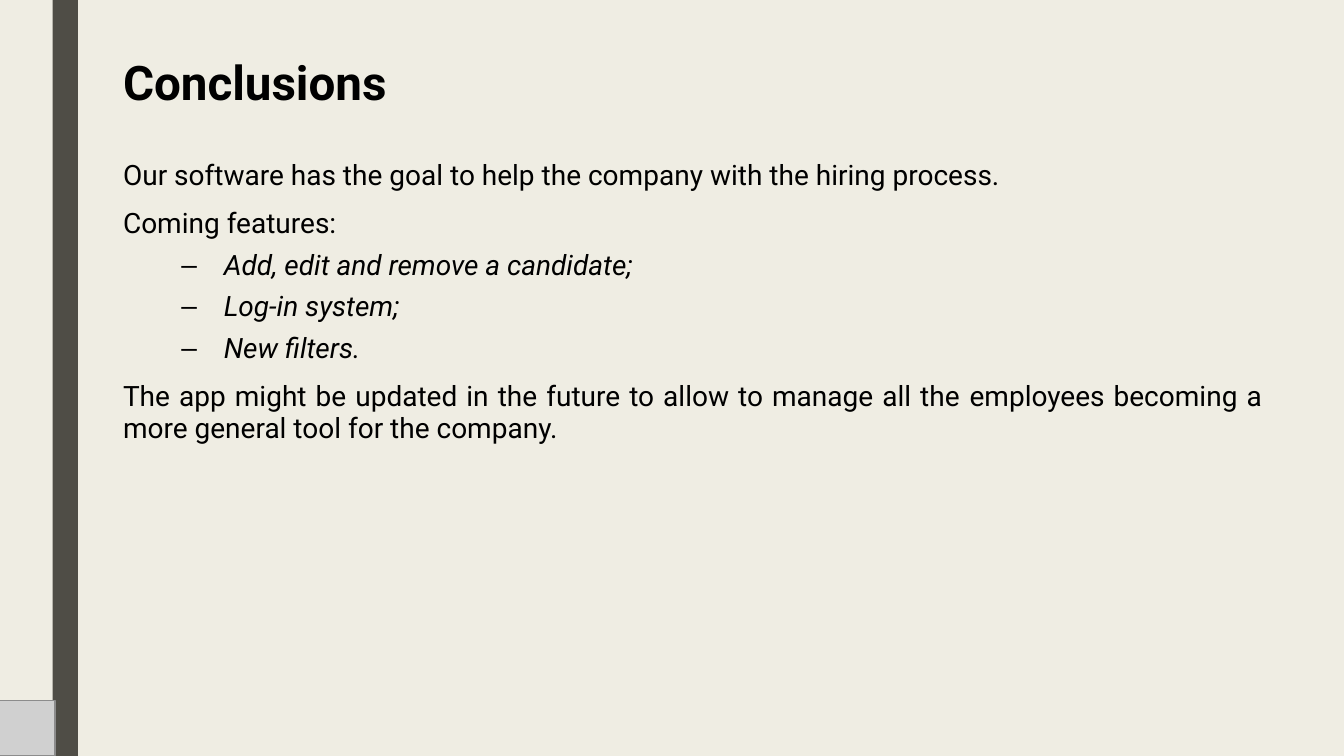
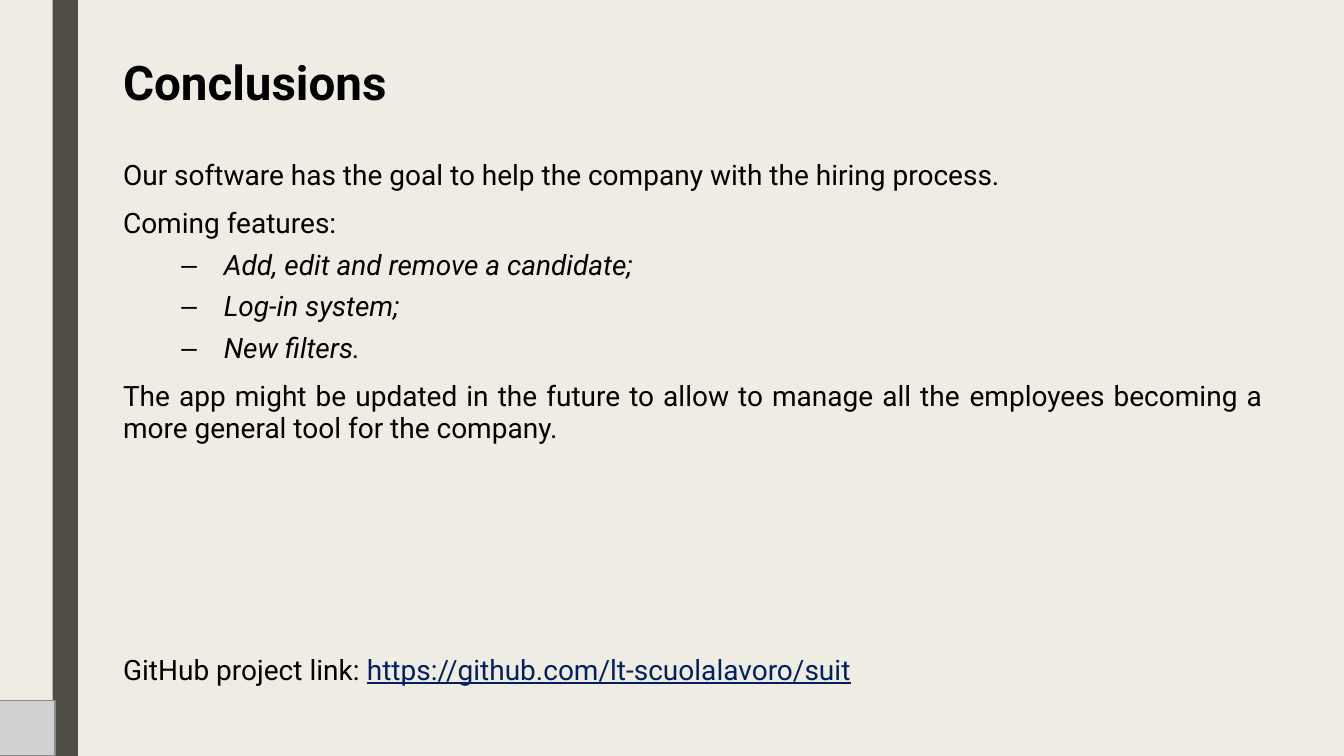
Before and after one commit to lt-scuolalavoro/suit, a slide deck: slide 11 of resources/EN - Suit Database.pptx. Drawn at 1344x756 pixels with LibreOffice and Linux fonts; fonts in the diff are those of the drawing; grey boxes stand for pictures. Boxes give left, top, right and bottom in pixels: in the first picture for what was removed or moved away, otherwise in the second. Text is boxed around its words. In the diff, an @@ line names an element or a change of style, - is before the commit and + after.

```diff
--- a/resources/EN - Suit Database.pptx
+++ b/resources/EN - Suit Database.pptx
@@ text at [123,659,851,686]: paragraph added @@
+GitHub project link: https://github.com/lt-scuolalavoro/suit
```
Also in this commit, not shown: 1 other slide changed, 1 other file.
